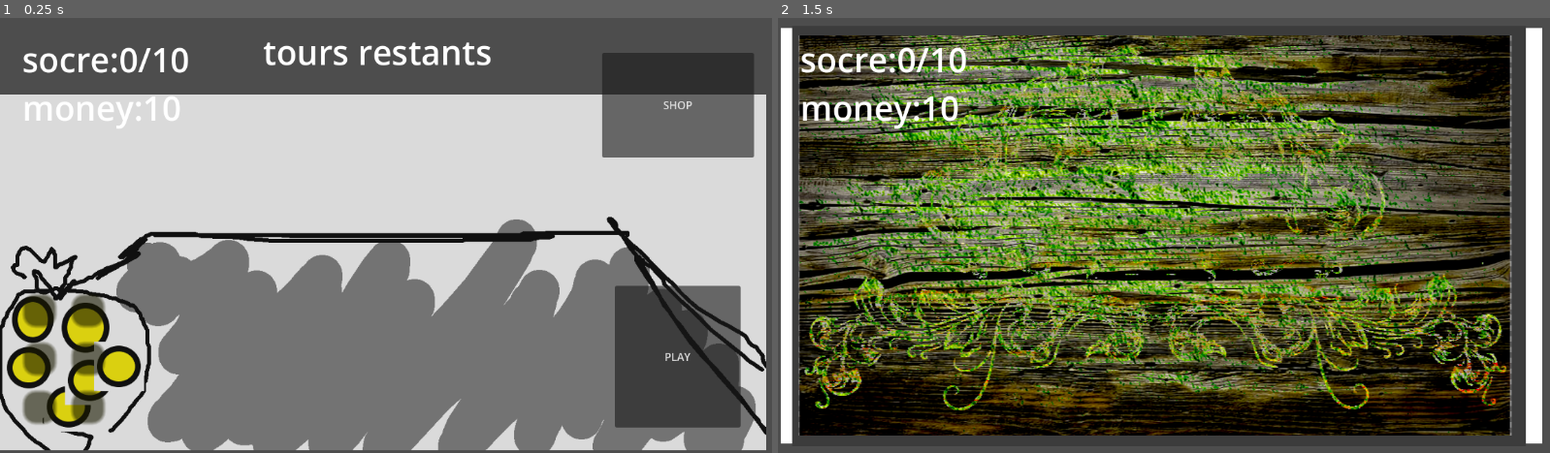
Above: before the commit, frames 1-2 (left to right).
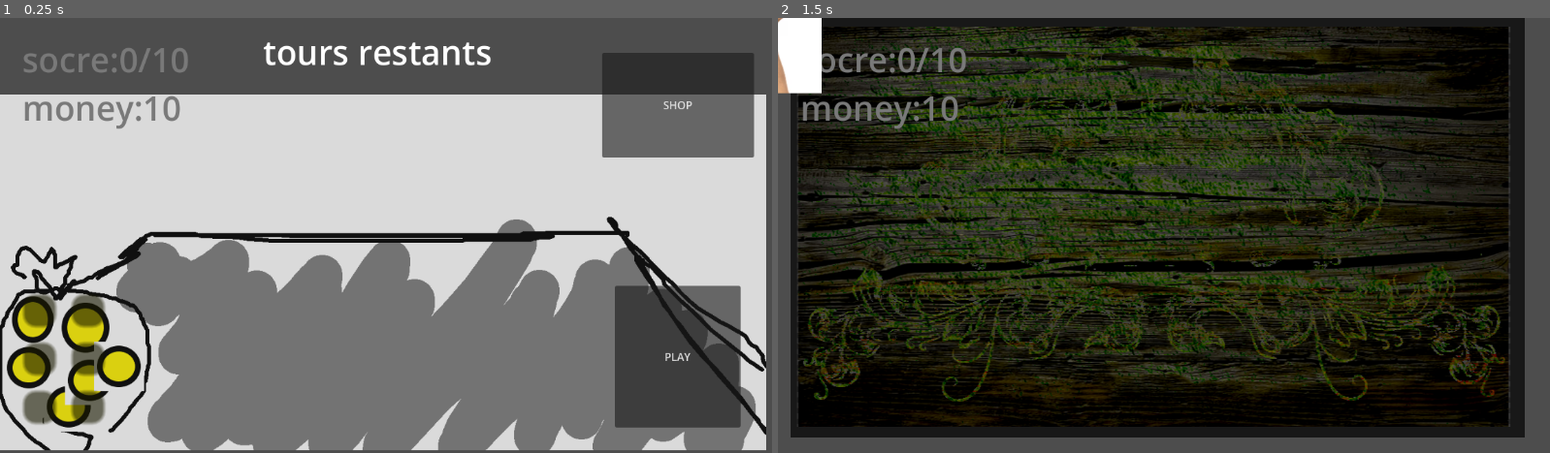
Above: after the commit, the same moments.

Repository: iceknith/ArcadiaJam-3-les3mousquetaires
Game: Godot game, scene res://src/GameScenes/main_game.tscn
Same seed, same stepped clock (60 frames per second), same inputs: the game is played once before the commit and once after it. The project has no main scene, so this scene is started directly.
Inputs:
- Up to frame 1 (0.25 s): no input
- Up to frame 2 (1.5 s): click "PLAY" at 0.5 s; tap Enter at 1.25 s

The runs differ from the first frame. In frame 1, 0.9% of the frame differs, in the area x 3-25%, y 6-26%; in frame 2, 77%, in the area x 0-99%, y 0-98%.

Commit message:
update gameplayloop

Diff:
--- a/project.godot
+++ b/project.godot
@@ -18,3 +18,7 @@
 
 OrganVars="*res://src/globalVars/organVars.gd"
 PlayerVars="*res://src/globalVars/playerVars.gd"
+
+[global_group]
+
+coins=""
--- a/src/GameScenes/GameManager.gd
+++ b/src/GameScenes/GameManager.gd
@@ -15,6 +15,16 @@
 	afficheScore()
 
 
+func collect_coins() -> int:
+	var coins = get_tree().get_nodes_in_group("coins")
+	var total := 0.0
+
+	for coin in coins:
+		total += coin.value
+		coin.queue_free()
+	return total
+
+
 func _on_table_normale_shop() -> void:
 	$Shop.visible = true
 	$TableNormale.visible = false
@@ -26,6 +36,8 @@
 	$TableNormale.visible = false
 	$TableTopdown.visible = true
 
+	$Launch.launch()
+
 func _on_shop_exit_shop() -> void:
 	$Shop.visible = false
 	$TableNormale.visible = true
@@ -33,4 +45,5 @@
 
 
 func afficheScore() -> void:
+	PlayerVars.score += collect_coins()
 	$PlayerScore.text = "socre:" + str(PlayerVars.score) + "/" + str(scoreThreshold) + "\n" + "money:"+str(PlayerVars.money)
--- a/src/GameScenes/launch.gd
+++ b/src/GameScenes/launch.gd
@@ -1,5 +1,8 @@
 class_name launch
 extends Node2D
+
+@export var hand_scene : PackedScene
+@export var coin_scene : PackedScene
 
 # all vars
 var nombre_hands = PlayerVars.organes.get("arm")
@@ -16,4 +19,7 @@
 
 func launch() -> void:
 	for h in nombre_hands:
-		pass
+		var hand_instance = hand_scene.instantiate()
+		add_child(hand_instance)
+		var coin_instance = coin_scene.instantiate()
+		add_child(hand_instance)
--- a/src/GameScenes/main_game.tscn
+++ b/src/GameScenes/main_game.tscn
@@ -1,9 +1,12 @@
-[gd_scene load_steps=5 format=3 uid="uid://df73jwxyyl64o"]
+[gd_scene load_steps=8 format=3 uid="uid://df73jwxyyl64o"]
 
 [ext_resource type="Script" uid="uid://begcex3rwt0lr" path="res://src/GameScenes/GameManager.gd" id="1_2rdtk"]
 [ext_resource type="PackedScene" uid="uid://uci32s7kdqss" path="res://src/GameScenes/table_normale.tscn" id="1_aptux"]
 [ext_resource type="PackedScene" uid="uid://c4fbw2wyq73q1" path="res://src/GameScenes/shop.tscn" id="2_3vl0c"]
 [ext_resource type="PackedScene" uid="uid://dy74rt86qrt0a" path="res://src/GameScenes/table_topdown.tscn" id="3_qhh1e"]
+[ext_resource type="PackedScene" uid="uid://fbgnjrdaqaac" path="res://src/GameScenes/launch.tscn" id="5_0as73"]
+[ext_resource type="PackedScene" uid="uid://bhh3posgxeirv" path="res://src/topdownElements/coin.tscn" id="6_nbtn3"]
+[ext_resource type="PackedScene" uid="uid://bad838s86tujd" path="res://src/topdownElements/hand.tscn" id="6_xyymd"]
 
 [node name="MainGame" type="Node"]
 script = ExtResource("1_2rdtk")
@@ -21,11 +24,19 @@
 offset_top = 27.0
 offset_right = 319.0
 offset_bottom = 152.0
+theme_override_colors/font_color = Color(0.47397572, 0.47397572, 0.47397572, 1)
 theme_override_font_sizes/font_size = 50
 text = "XX/XX
 money
 "
 
+[node name="Launch" parent="." instance=ExtResource("5_0as73")]
+position = Vector2(2, 0)
+hand_scene = ExtResource("6_xyymd")
+coin_scene = ExtResource("6_nbtn3")
+
+[node name="Timer" type="Timer" parent="Launch"]
+
 [connection signal="play" from="TableNormale" to="." method="_on_table_normale_play"]
 [connection signal="shop" from="TableNormale" to="." method="_on_table_normale_shop"]
 [connection signal="exitShop" from="Shop" to="." method="_on_shop_exit_shop"]
--- a/src/GameScenes/table_topdown.tscn
+++ b/src/GameScenes/table_topdown.tscn
@@ -1,15 +1,14 @@
-[gd_scene load_steps=3 format=3 uid="uid://dy74rt86qrt0a"]
+[gd_scene load_steps=2 format=3 uid="uid://dy74rt86qrt0a"]
 
-[ext_resource type="Texture2D" uid="uid://25hs0uq7lfd6" path="res://src/debugSprites/table_vue_du_dessus.png" id="1_nakkt"]
-[ext_resource type="Texture2D" uid="uid://bo83bvurgjgls" path="res://src/debugSprites/hand/table.png" id="2_q7kqu"]
+[ext_resource type="Texture2D" uid="uid://cdtg57d4mn8md" path="res://src/debugSprites/table.png" id="1_nakkt"]
 
 [node name="TableTopdown" type="Node2D"]
 
 [node name="TableVueDuDessus" type="Sprite2D" parent="."]
-position = Vector2(570, 325)
+position = Vector2(571, 305)
 scale = Vector2(0.8385185, 1)
-texture = ExtResource("1_nakkt")
 
 [node name="Table" type="Sprite2D" parent="."]
-position = Vector2(567, 325)
-texture = ExtResource("2_q7kqu")
+modulate = Color(0.4045111, 0.40451115, 0.4045111, 1)
+position = Vector2(565, 312)
+texture = ExtResource("1_nakkt")
--- a/src/topdownElements/coin.gd
+++ b/src/topdownElements/coin.gd
@@ -1,11 +1,12 @@
 class_name Coin extends AnimatedSprite2D
 
-signal onLanded
+signal onLanded(a,b)
 
 @export_group("Stats")
 @export var chance:float = 0.5
 @export var value:float = 1
 @export var price:int = 1
+@export var effect = "aucun"
 
 @export_group("Visuals")
 @export var speed:float = 100
@@ -13,3 +14,13 @@
 
 var positionDepart: Vector2
 var positionFinale: Vector2 = Vector2.ZERO
+
+var t: float = 0.0
+var scale_initiale: Vector2
+
+var rng = RandomNumberGenerator.new()
+
+func _ready() -> void:
+	var resultat = randf()
+	if resultat > chance:
+		add_to_group("coins")
--- a/src/topdownElements/coin.tscn
+++ b/src/topdownElements/coin.tscn
@@ -1,63 +1,20 @@
-[gd_scene load_steps=12 format=3 uid="uid://bhh3posgxeirv"]
+[gd_scene load_steps=4 format=3 uid="uid://bhh3posgxeirv"]
 
+[ext_resource type="Texture2D" uid="uid://c1gkqok305f4n" path="res://src/debugSprites/1euro.png" id="1_0msn4"]
 [ext_resource type="Script" uid="uid://g1cik0pvqtko" path="res://src/topdownElements/coin.gd" id="1_e3qj5"]
-[ext_resource type="Texture2D" path="res://src/debugSprites/coins/coin-1.png" id="1_u8i6e"]
-[ext_resource type="Texture2D" path="res://src/debugSprites/coins/coin-3.png" id="2_hngi6"]
-[ext_resource type="Texture2D" path="res://src/debugSprites/coins/coin-6.png" id="3_m8p65"]
-[ext_resource type="Texture2D" path="res://src/debugSprites/coins/coin-8.png" id="4_jqldy"]
-[ext_resource type="Texture2D" path="res://src/debugSprites/coins/coin-10.png" id="5_5eejx"]
-[ext_resource type="Texture2D" path="res://src/debugSprites/coins/coin-12.png" id="6_wtd87"]
-[ext_resource type="Texture2D" path="res://src/debugSprites/coins/coin-14.png" id="7_b4rju"]
-[ext_resource type="Texture2D" path="res://src/debugSprites/coins/coin-17.png" id="8_hursm"]
-[ext_resource type="Texture2D" path="res://src/debugSprites/coins/coin-20.png" id="9_8buim"]
 
 [sub_resource type="SpriteFrames" id="SpriteFrames_dkdi1"]
 animations = [{
 "frames": [{
 "duration": 1.0,
-"texture": ExtResource("1_u8i6e")
-}, {
-"duration": 1.0,
-"texture": ExtResource("2_hngi6")
-}, {
-"duration": 1.0,
-"texture": ExtResource("3_m8p65")
-}, {
-"duration": 1.0,
-"texture": ExtResource("4_jqldy")
-}, {
-"duration": 1.0,
-"texture": ExtResource("5_5eejx")
-}, {
-"duration": 1.0,
-"texture": ExtResource("6_wtd87")
-}, {
-"duration": 1.0,
-"texture": ExtResource("7_b4rju")
-}, {
-"duration": 1.0,
-"texture": ExtResource("8_hursm")
-}, {
-"duration": 1.0,
-"texture": ExtResource("9_8buim")
+"texture": ExtResource("1_0msn4")
 }],
 "loop": true,
-"name": &"fly",
-"speed": 5.0
-}, {
-"frames": [{
-"duration": 1.0,
-"texture": ExtResource("1_u8i6e")
-}],
-"loop": true,
-"name": &"stop",
+"name": &"default",
 "speed": 5.0
 }]
 
-[node name="Hand" type="AnimatedSprite2D"]
-scale = Vector2(0.1, 0.1)
+[node name="Node2D" type="AnimatedSprite2D"]
 sprite_frames = SubResource("SpriteFrames_dkdi1")
-animation = &"stop"
-frame_progress = 1.0
-speed_scale = 6.0
 script = ExtResource("1_e3qj5")
+metadata/_custom_type_script = "uid://g1cik0pvqtko"
--- a/src/topdownElements/hand.gd
+++ b/src/topdownElements/hand.gd
@@ -1,9 +1,9 @@
-extends AnimatedSprite2D
+class_name hand extends AnimatedSprite2D
 
 
 # Called when the node enters the scene tree for the first time.
 func _ready() -> void:
-	self.play("coin_toss")
+	pass
 
 
 # Called every frame. 'delta' is the elapsed time since the previous frame.
--- a/src/topdownElements/hand.tscn
+++ b/src/topdownElements/hand.tscn
@@ -1,5 +1,6 @@
-[gd_scene load_steps=10 format=3 uid="uid://bad838s86tujd"]
+[gd_scene load_steps=12 format=3 uid="uid://bad838s86tujd"]
 
+[ext_resource type="Script" uid="uid://didf7sg6roykf" path="res://src/topdownElements/hand.gd" id="1_86n2q"]
 [ext_resource type="Texture2D" uid="uid://dxc0v4vtintsc" path="res://src/debugSprites/hand/coin-toss-0.png" id="1_v2yki"]
 [ext_resource type="Texture2D" uid="uid://b0gyb5pmx4alp" path="res://src/debugSprites/hand/coin-toss-1.png" id="2_mf4mw"]
 [ext_resource type="Texture2D" uid="uid://bivs38dsg7gy8" path="res://src/debugSprites/hand/coin-toss-2.png" id="3_xvmv4"]
@@ -42,21 +43,21 @@
 "speed": 5.0
 }]
 
-[sub_resource type="GDScript" id="GDScript_fwu8x"]
-script/source = "class_name hand extends AnimatedSprite2D
+[sub_resource type="Animation" id="Animation_mf4mw"]
+resource_name = "hand_apparition"
 
-
-# Called when the node enters the scene tree for the first time.
-func _ready() -> void:
-	pass # Replace with function body.
-
-
-# Called every frame. 'delta' is the elapsed time since the previous frame.
-func _process(delta: float) -> void:
-	pass
-"
+[sub_resource type="AnimationLibrary" id="AnimationLibrary_xvmv4"]
+_data = {
+&"hand_apparition": SubResource("Animation_mf4mw")
+}
 
 [node name="Hand" type="AnimatedSprite2D"]
 sprite_frames = SubResource("SpriteFrames_h2ijg")
-animation = &"coin_toss"
-script = SubResource("GDScript_fwu8x")
+animation = &"idle"
+frame_progress = 0.7952623
+script = ExtResource("1_86n2q")
+
+[node name="AnimationPlayer" type="AnimationPlayer" parent="."]
+libraries = {
+&"": SubResource("AnimationLibrary_xvmv4")
+}
